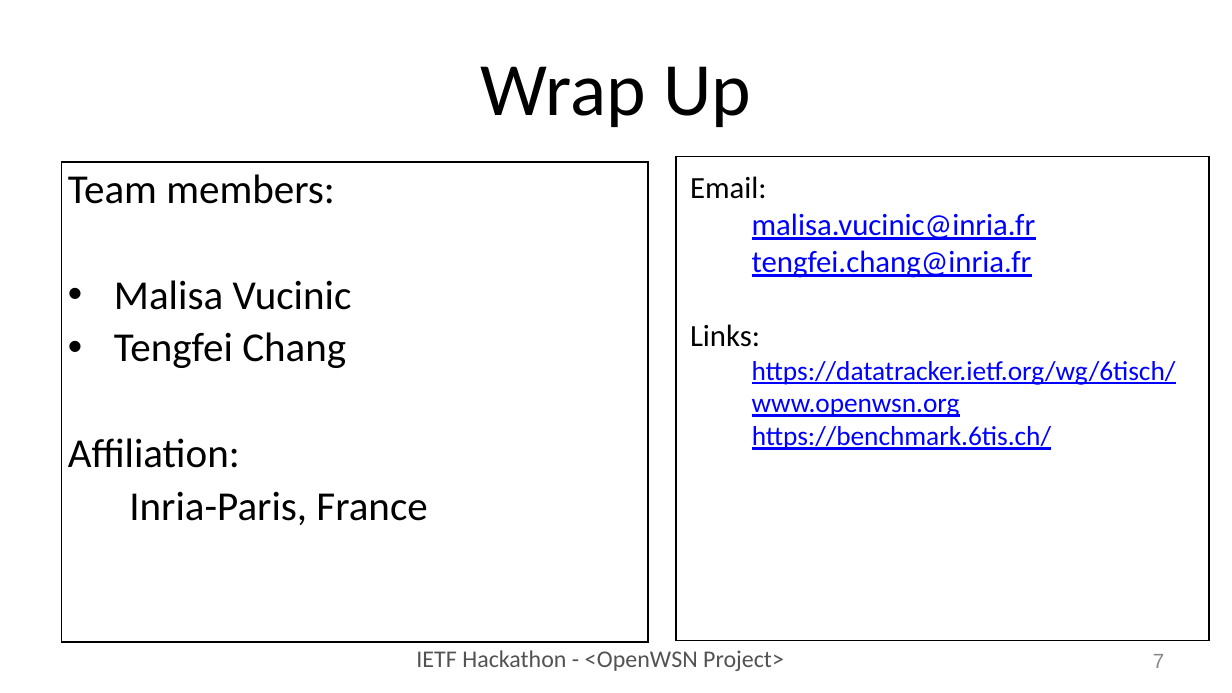
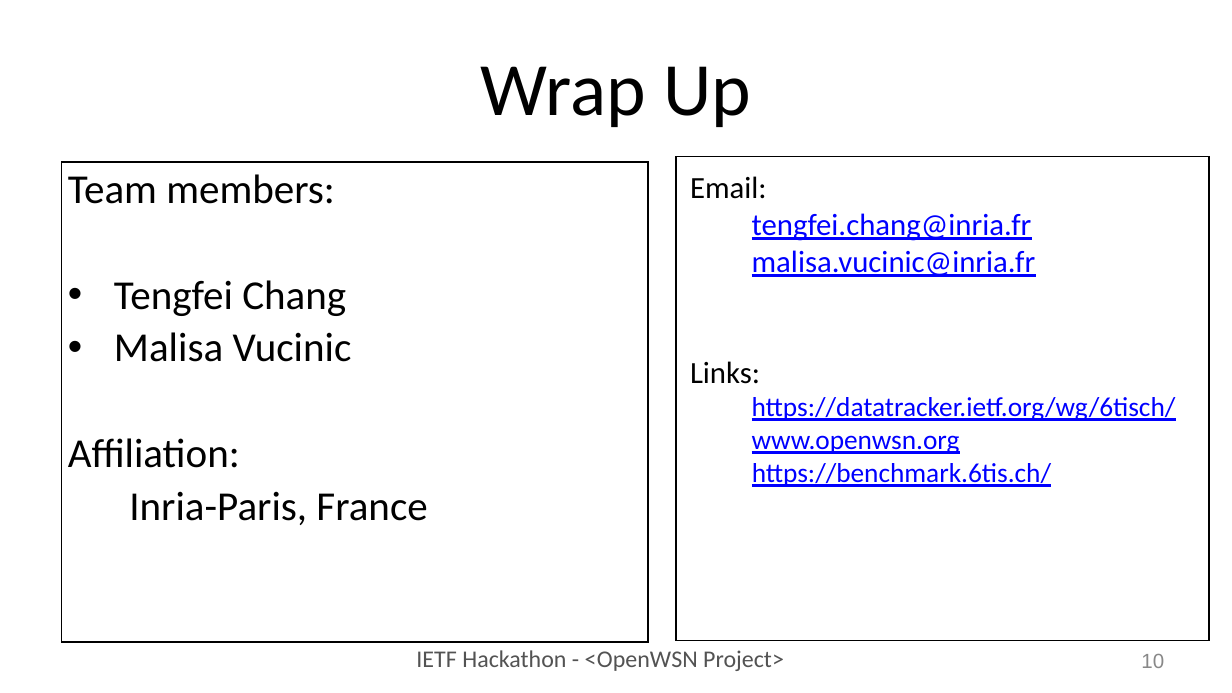
Before and after one commit to IETF-Hackathon/ietf104-project-presentations, a slide deck: slide 10 of openwsn_hackathon104.pptx (slide 7 before the commit). Drawn at 1232x693 pixels with LibreOffice and Linux fonts; fonts in the diff are those of the drawing. Boxes give left, top, right and bottom in pixels: in the first picture for what was removed or moved away, otherwise in the second. Text is boxed around its words. In the diff, an @@ line names an element or a change of style, - is before the commit and + after.

```diff
--- a/openwsn_hackathon104.pptx
+++ b/openwsn_hackathon104.pptx
@@ text at (752,213,1032,241): paragraph added @@
+tengfei.chang@inria.fr
@@ text at (752,250,1032,278): paragraph removed @@
-tengfei.chang@inria.fr
@@ text at (114,280,346,316): paragraph added @@
+• Tengfei Chang
@@ text at (114,332,346,368): paragraph removed @@
-• Tengfei Chang
@@ page number at (1141,654,1164,668): text changed @@
-7
+10
```
Also in this commit, not shown: 5 other slides changed, 3 slides added.
